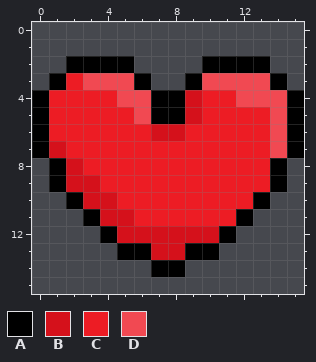
Two states of a pixel-art sprite, PlanetBreakout2/assets/sprites/heart.png. The first picture shows the starting point.
The file is 16x16 pixels. Colours within 5 levels of each other are drawn and written as one.
Palette (. is transparent): A #000000  B #d5111b  C #ed1c24  D #f14952
After:
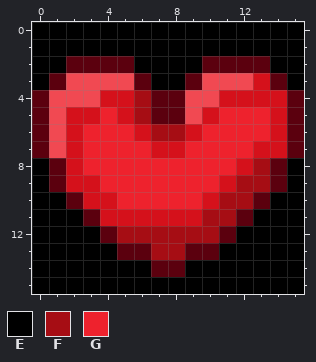
Colours new in this view: E #000000  F #a60d14  G #ee222d
Diff:
{"colour":"A","old":"#000000","new":"#5b000e"}
{"y":0,"x":0,"old":"................","new":"EEEEEEEEEEEEEEEE"}
{"y":1,"x":0,"old":"................","new":"EEEEEEEEEEEEEEEE"}
{"y":2,"x":0,"old":"..","new":"EE"}
{"y":2,"x":6,"old":"....","new":"EEEE"}
{"y":2,"x":14,"old":"..","new":"EE"}
{"y":3,"x":0,"old":".","new":"E"}
{"y":3,"x":2,"old":"C","new":"D"}
{"y":3,"x":7,"old":"..","new":"EE"}
{"y":3,"x":13,"old":"D","new":"B"}
{"y":3,"x":15,"old":".","new":"E"}
{"y":4,"x":1,"old":"CCCCDD","new":"DDDBBF"}
{"y":4,"x":9,"old":"BCCDDD","new":"DDBBBB"}
{"y":5,"x":1,"old":"CCCCCD","new":"DBBGBF"}
{"y":5,"x":9,"old":"BCCCCD","new":"DBGGGB"}
{"y":6,"x":1,"old":"CCCCCCBBCCCCCD","new":"DBGGGBFFBGGGGB"}
{"y":7,"x":1,"old":"BCCCCCCCCCCCCD","new":"DBGGGGBBGGGGBB"}
{"y":8,"x":0,"old":".","new":"E"}
{"y":8,"x":3,"old":"CCCCCCCCCCC","new":"GGGGGGGGGBF"}
{"y":8,"x":15,"old":".","new":"E"}
{"y":9,"x":0,"old":".","new":"E"}
{"y":9,"x":4,"old":"CCCCCCCCCC","new":"GGGGGGGBFF"}
{"y":9,"x":15,"old":".","new":"E"}
{"y":10,"x":0,"old":"..","new":"EE"}
{"y":10,"x":5,"old":"CCCCCCCC","new":"GGGGGBFF"}
{"y":10,"x":14,"old":"..","new":"EE"}
{"y":11,"x":0,"old":"...","new":"EEE"}
{"y":11,"x":6,"old":"CCCCCC","new":"BBBBFF"}
{"y":11,"x":13,"old":"...","new":"EEE"}
{"y":12,"x":0,"old":"....","new":"EEEE"}
{"y":12,"x":5,"old":"BBBBBB","new":"FFFFFF"}
{"y":12,"x":12,"old":"....","new":"EEEE"}
{"y":13,"x":0,"old":".....","new":"EEEEE"}
{"y":13,"x":7,"old":"BB","new":"FF"}
{"y":13,"x":11,"old":".....","new":"EEEEE"}
{"y":14,"x":0,"old":".......","new":"EEEEEEE"}
{"y":14,"x":9,"old":".......","new":"EEEEEEE"}
{"y":15,"x":0,"old":"................","new":"EEEEEEEEEEEEEEEE"}
{"label":"changed","picture_box":[32,22,304,294]}
